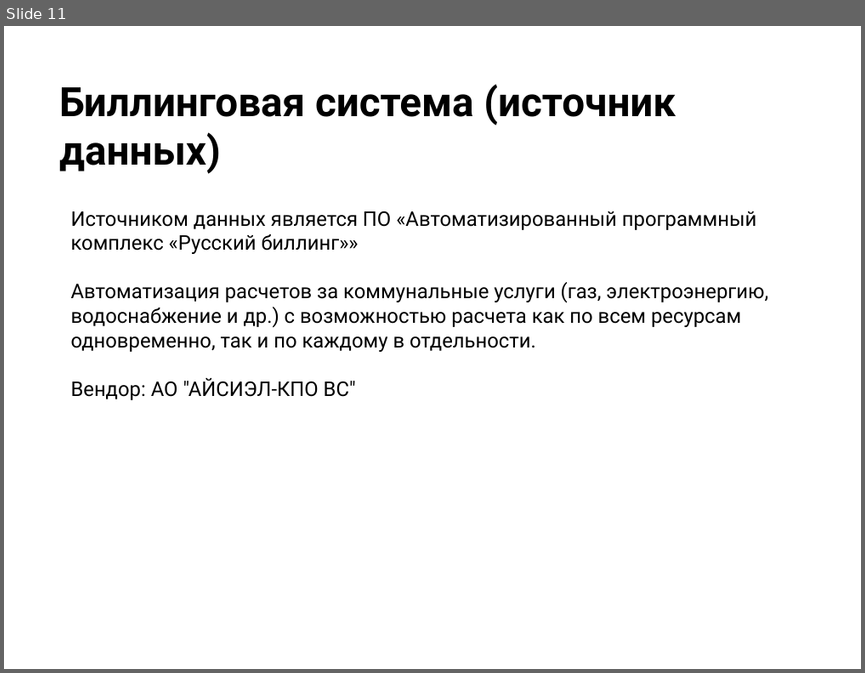
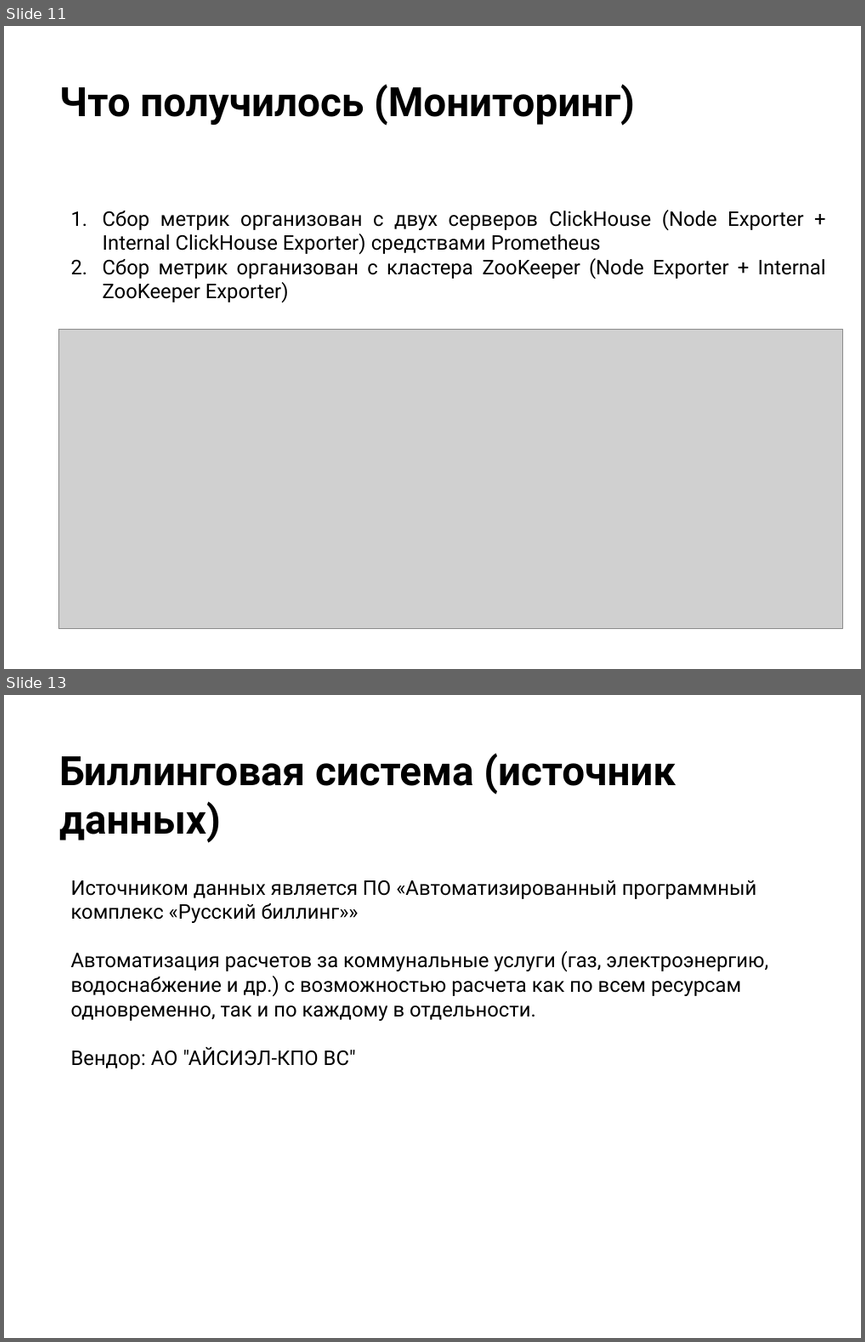
Before and after one commit to anton20044/ClickHouse_Final_Project, a slide deck: Презентация.pptx. Shown one above the other, each under a label of ours: slide 11 before the commit, slides 11 and 13 after it; the slides between them are not shown. The pictures are 865x673 and 865x1342 pixels, drawn with LibreOffice and Linux fonts; fonts in the diff are those of the drawing; grey boxes stand for pictures; background and template pictures are left out. Boxes give left, top, right and bottom in pixels: in the first picture for what was removed or moved away, otherwise in the second. Text is boxed around its words. In the diff, an @@ line names an element or a change of style, - is before the commit and + after.

```diff
--- a/Презентация.pptx
+++ b/Презентация.pptx
@@ slide 11 added at <box>4,26,861,669</box>, background picture (left out) @@
@@ title added at <box>59,84,635,125</box>, 34 pt, text #000000, bold @@
+Что получилось (Мониторинг)
@@ text added at <box>103,210,826,303</box>, 17 pt, text #000000 @@
+1. Сбор метрик организован с двух серверов ClickHouse (Node Exporter + Internal ClickHouse Exporter) средствами Prometheus
+2. Сбор метрик организован с кластера ZooKeeper (Node Exporter + Internal ZooKeeper Exporter)
@@ picture added at <box>59,329,843,629</box> @@
@@ what was slide 11 is now slide 13 @@
```
Also in this commit, not shown: 1 slide changed, 4 other slides added, 8 slides removed, 1 other file.
